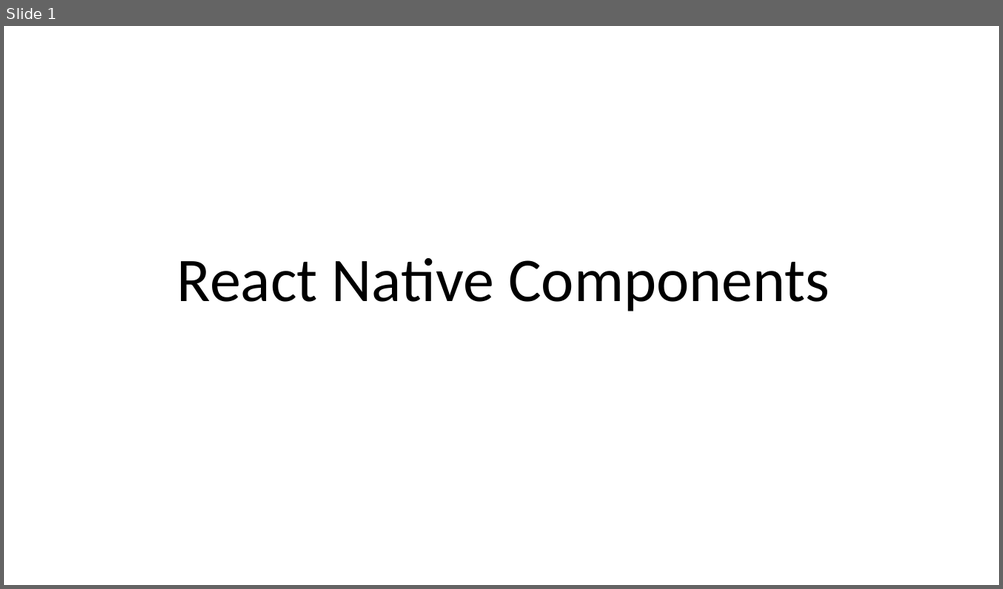
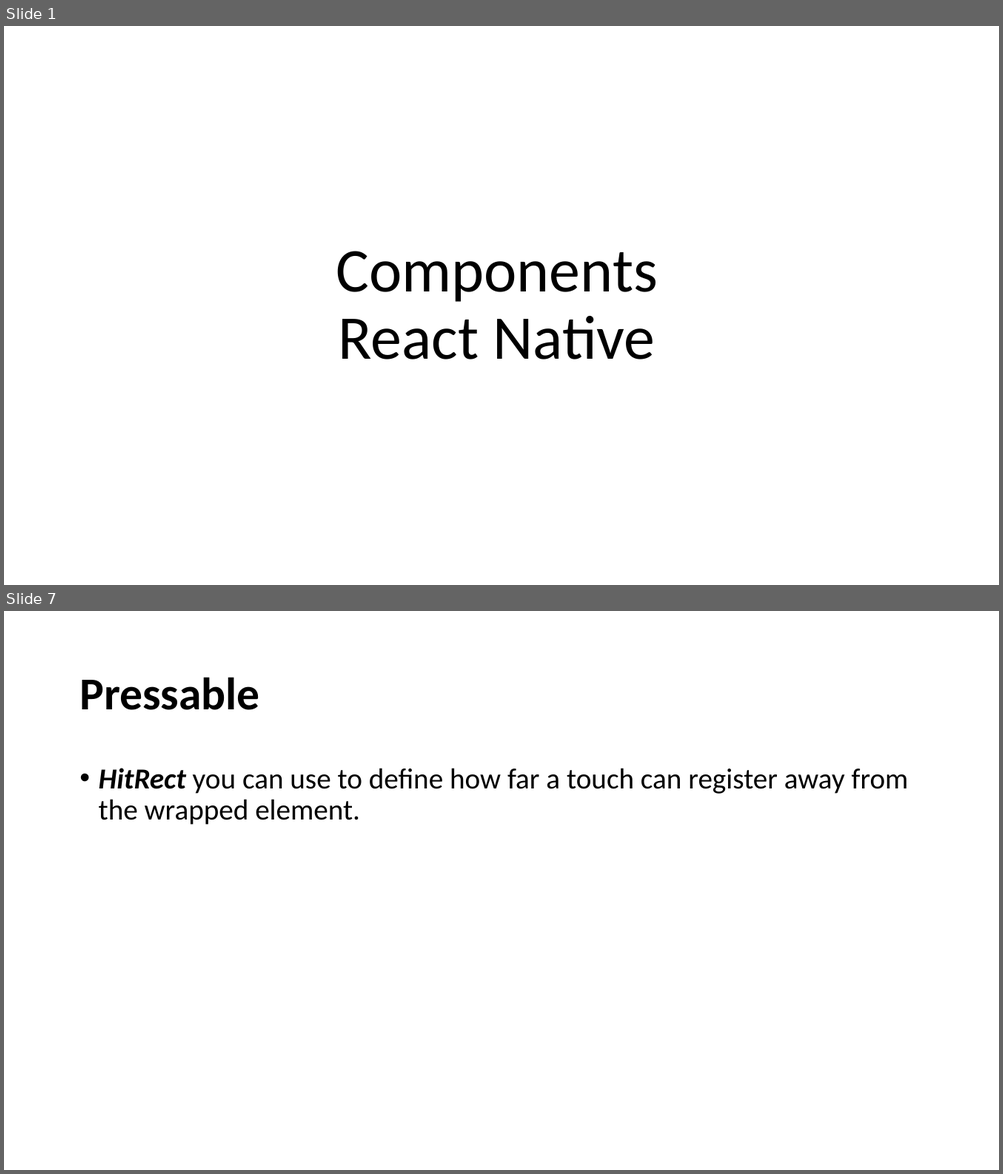
Before and after one commit to KamranCS/ReactNative-MAD-, a slide deck: Slides/Lecture06.pptx. Shown one above the other, each under a label of ours: slide 1 before the commit, slides 1 and 7 after it; the slides between them are not shown. The pictures are 1003x589 and 1003x1174 pixels, drawn with LibreOffice and Linux fonts; fonts in the diff are those of the drawing. Boxes give left, top, right and bottom in pixels: in the first picture for what was removed or moved away, otherwise in the second. Text is boxed around its words. In the diff, an @@ line names an element or a change of style, - is before the commit and + after.

```diff
--- a/Slides/Lecture06.pptx
+++ b/Slides/Lecture06.pptx
@@ slide 7 added at (x1=4, y1=611, x2=999, y2=1170), background #FFFFFF @@
@@ title added at (x1=79, y1=677, x2=259, y2=710), 44 pt, text #000000, bold @@
+Pressable
@@ text added at (x1=99, y1=768, x2=908, y2=825), 28 pt, text #000000 @@
+• HitRect you can use to define how far a touch can register away from the wrapped element.
@@ slide 1 changed as well @@
@@ title at (x1=336, y1=251, x2=657, y2=360): text changed @@
-React Native Components
+Components
+React Native
```
Also in this commit, not shown: 1 other slide changed, 5 other slides added, 1 slide removed, 1 other file.
